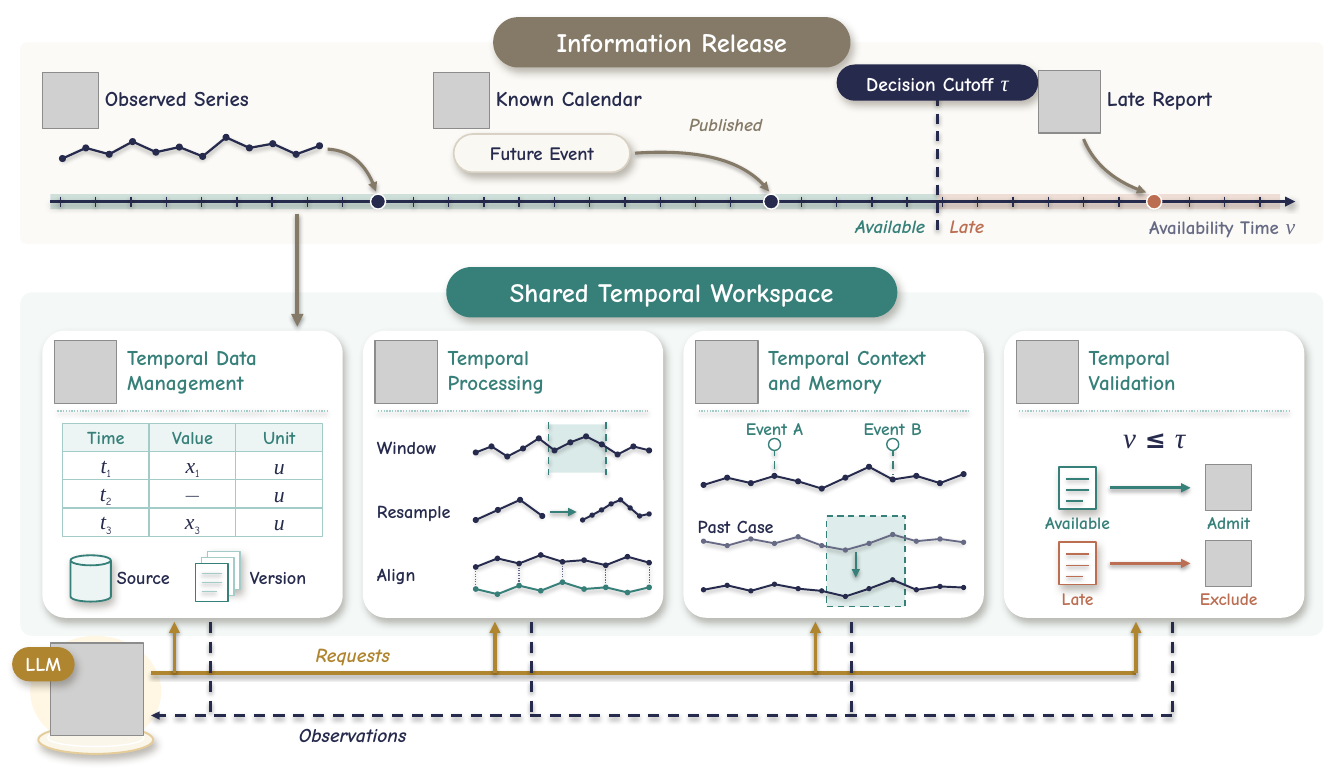
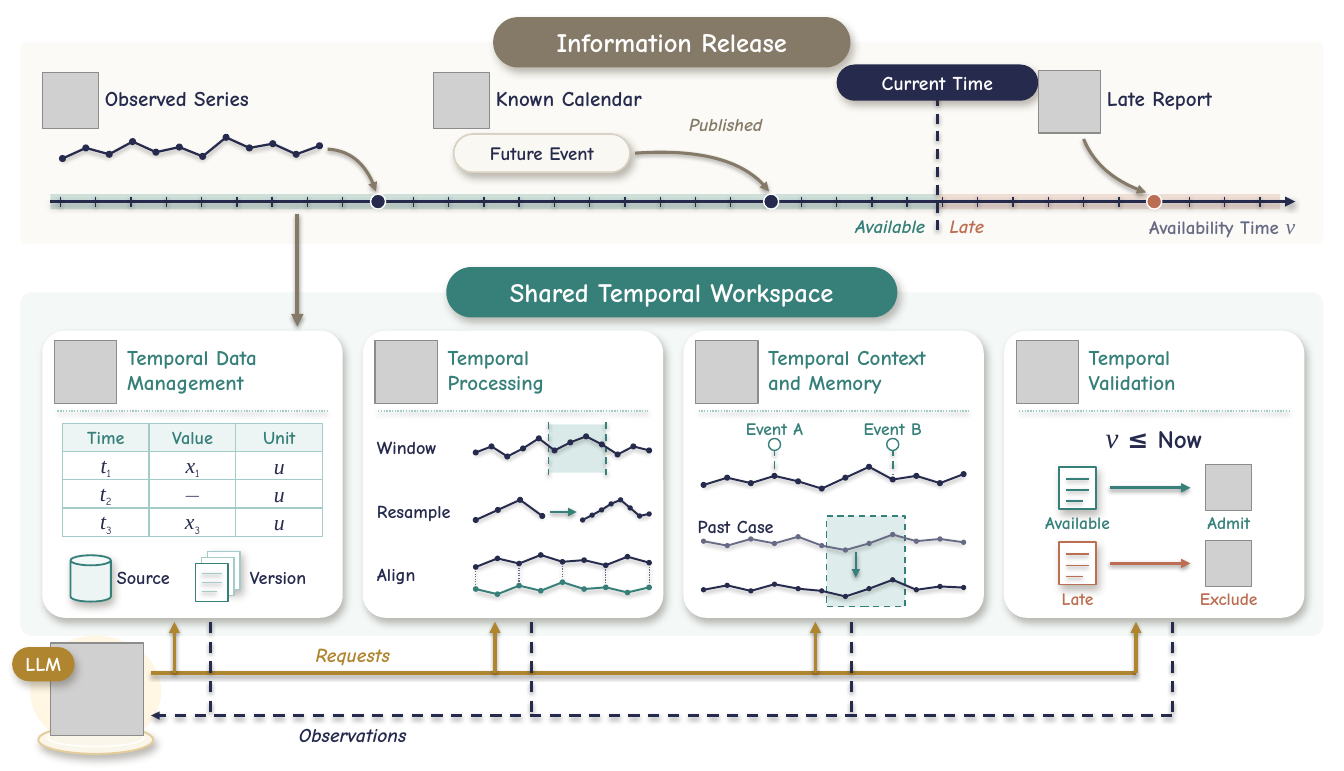
Before and after one commit to Minions-Land/Time-Series-Agents-Survey, a slide deck: slide 1 of artifacts/unified_v7_20261106/fig07/Figure07_V7.pptx. Drawn at 1344x771 pixels with LibreOffice and Linux fonts; fonts in the diff are those of the drawing; grey boxes stand for pictures. Boxes give left, top, right and bottom in pixels: in the first picture for what was removed or moved away, otherwise in the second. Text is boxed around its words. In the diff, an @@ line names an element or a change of style, - is before the commit and + after.

```diff
--- a/artifacts/unified_v7_20261106/fig07/Figure07_V7.pptx
+++ b/artifacts/unified_v7_20261106/fig07/Figure07_V7.pptx
@@ text at box(882, 76, 993, 90): text changed @@
-Decision Cutoff τ
+Current Time
@@ text at box(1106, 431, 1203, 449): text changed; size 20.7 to 18 pt; font Times New Roman to Comic Neue; bold on; italic off @@
-v ≤ τ
+v ≤ Now
```
Also in this commit, not shown: 20 other files.
